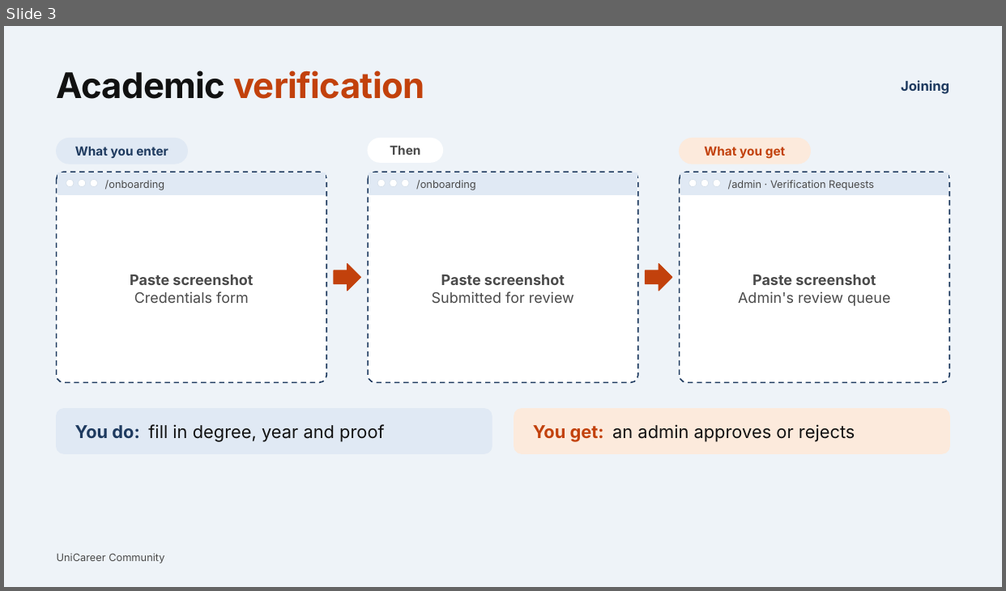
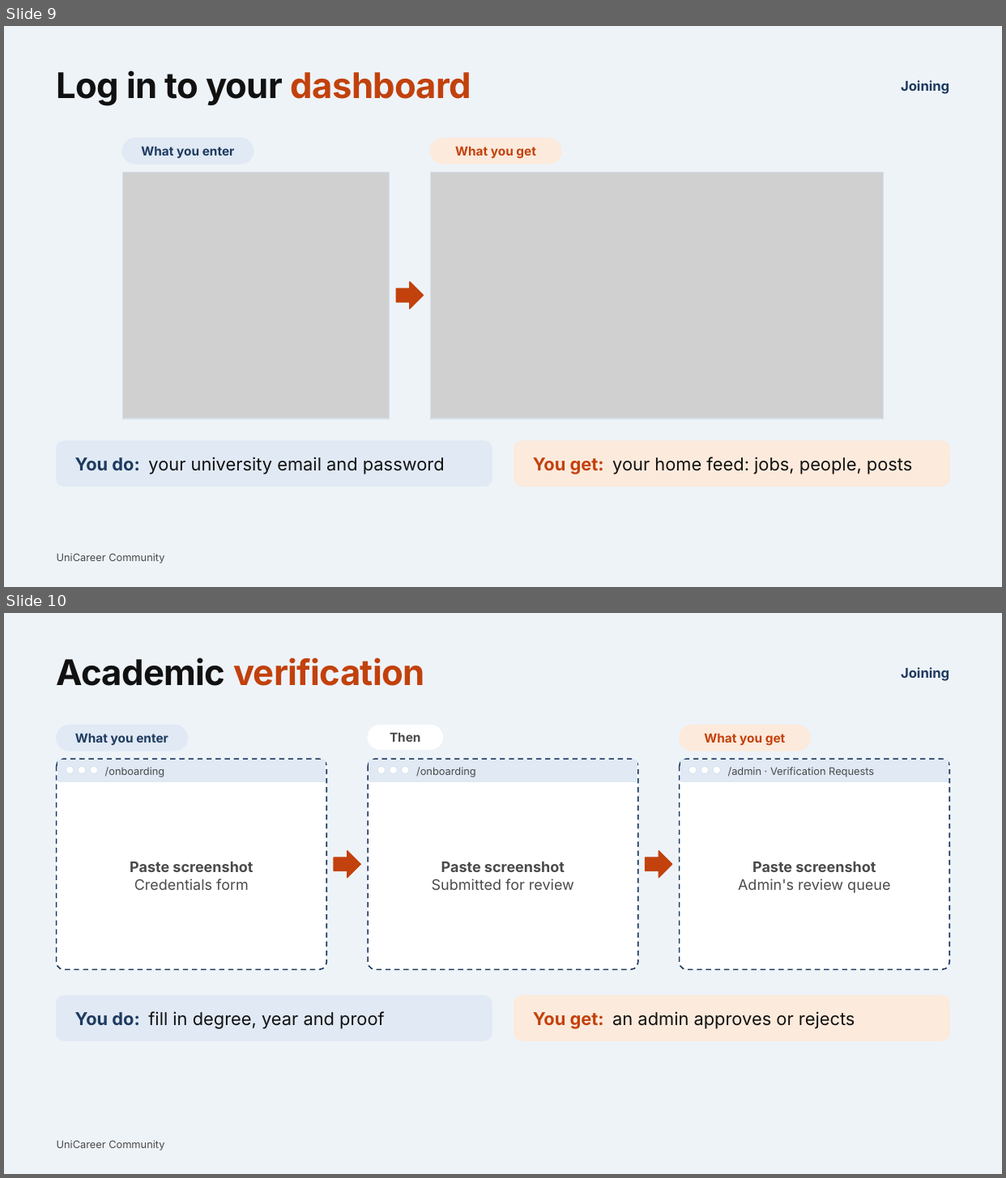
Before and after one commit to sooooojib/CAMPUS_JOB_HUNTING, a slide deck: presentation/UniCareer_Chapter5.pptx. Shown one above the other, each under a label of ours: slide 3 before the commit, slides 9 and 10 after it. The pictures are 1006x591 and 1006x1178 pixels, drawn with LibreOffice and Linux fonts; fonts in the diff are those of the drawing; grey boxes stand for pictures. Boxes give left, top, right and bottom in pixels: in the first picture for what was removed or moved away, otherwise in the second. Text is boxed around its words. In the diff, an @@ line names an element or a change of style, - is before the commit and + after.

Commit message:
feat(auth): complete verification lifecycle with approval email dispatch and pre-approval login gate
- Require email confirmation click to submit verification request to Admin Dashboard
- Dispatch official approval email to user inbox upon administrator approval
- Enforce strict pre-approval login gate on client and server layout until admin approves
- Provide dedicated awaiting approval UI and update email verification screens
- Update project documentation and unit test coverage

```diff
--- a/presentation/UniCareer_Chapter5.pptx
+++ b/presentation/UniCareer_Chapter5.pptx
@@ slide 9 added at box(4, 26, 1002, 587), background #EEF3F8; not listed: 1 template element that a slide beside it also shows @@
@@ title added at box(57, 71, 471, 106), 34 pt, text #111111, bold @@
+Log in to your dashboard
@@ text added at box(901, 80, 949, 94), 13 pt, text #1E3A5F, bold @@
+Joining
@@ rounded rectangle added at box(122, 139, 253, 164), fill #E0E9F4, outline #E0E9F4 1 pt @@
@@ text added at box(141, 147, 235, 158), 12 pt, text #1E3A5F, bold @@
+What you enter
@@ rounded rectangle added at box(431, 139, 562, 164), fill #FCEADC, outline #FCEADC 1 pt @@
@@ text added at box(455, 147, 536, 159), 12 pt, text #C2410C, bold @@
+What you get
@@ picture added at box(122, 172, 389, 419) @@
@@ rectangle added at box(122, 172, 389, 419), outline #D6E0EA 1 pt @@
@@ picture added at box(431, 172, 884, 419) @@
@@ rectangle added at box(431, 172, 884, 419), outline #D6E0EA 1 pt @@
@@ right arrow added at box(396, 282, 424, 309), fill #C2410C, outline #C2410C 1 pt @@
@@ rounded rectangle added at box(57, 442, 492, 486), fill #E0E9F4, outline #E0E9F4 1 pt @@
@@ text added at box(75, 457, 445, 475), 17 pt, text #111111 @@
+You do: your university email and password
@@ rounded rectangle added at box(514, 442, 950, 486), fill #FCEADC, outline #FCEADC 1 pt @@
@@ text added at box(533, 457, 912, 475), 17 pt, text #111111 @@
+You get: your home feed: jobs, people, posts
@@ what was slide 3 is now slide 10 @@
```
Also in this commit, not shown: 2 slides changed, 6 other slides added, 18 other files.
